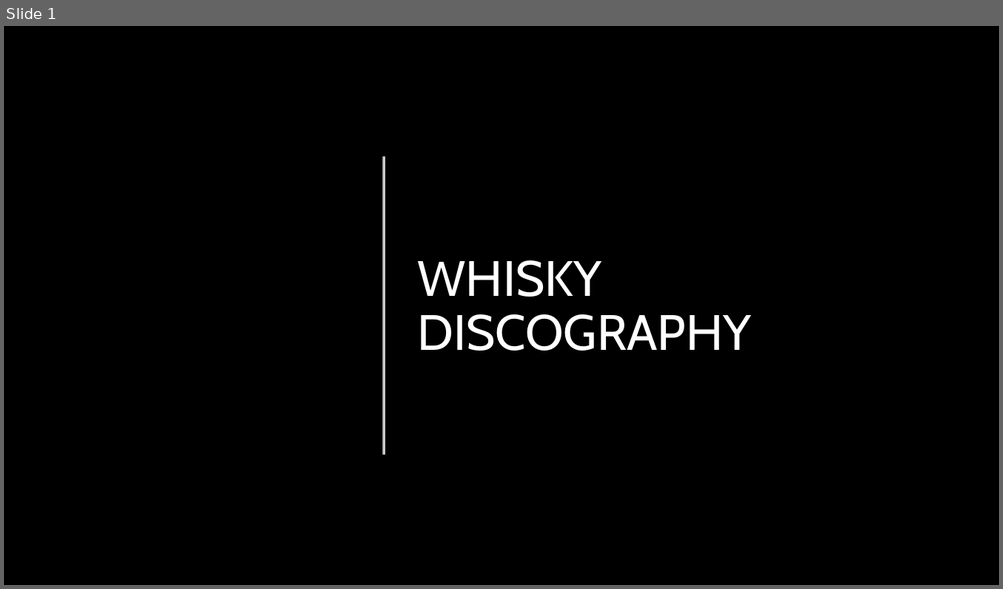
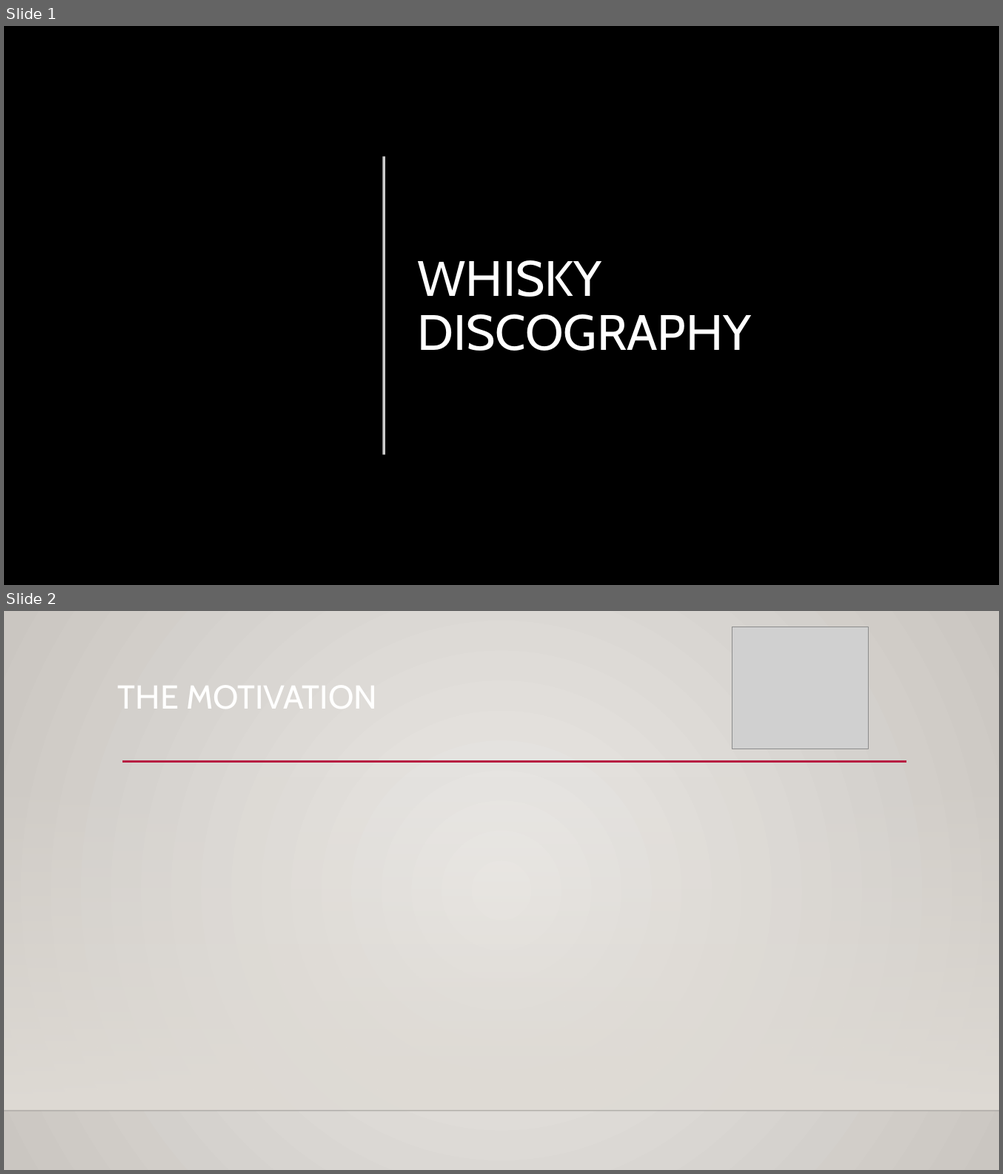
Before and after one commit to EpicTomatoSauce/DataAnalytics_Project2, a slide deck: Presentation.pptx. Shown one above the other, each under a label of ours: slide 1 before the commit, slides 1 and 2 after it. The pictures are 1003x589 and 1003x1174 pixels, drawn with LibreOffice and Linux fonts; fonts in the diff are those of the drawing; grey boxes stand for pictures; background and template pictures are left out. Boxes give left, top, right and bottom in pixels: in the first picture for what was removed or moved away, otherwise in the second. Text is boxed around its words. In the diff, an @@ line names an element or a change of style, - is before the commit and + after.

```diff
--- a/Presentation.pptx
+++ b/Presentation.pptx
@@ slide 2 added at bbox=[4, 611, 999, 1170], background picture (left out); not listed: 1 template element that a slide beside it also shows @@
@@ picture added at bbox=[732, 627, 868, 750] @@
@@ title added at bbox=[118, 677, 377, 717], 32 pt, text #FFFFFE @@
+THE MOTIVATION
@@ line added from (122, 762) to (907, 762), #B71E42 2.5 pt @@
@@ rectangle added at bbox=[4, 776, 999, 1111], fill gradient #DFDBD5 @@
```
Also in this commit, not shown: 3 slides changed, 2 other slides added, 1 slide removed, 4 other files.
